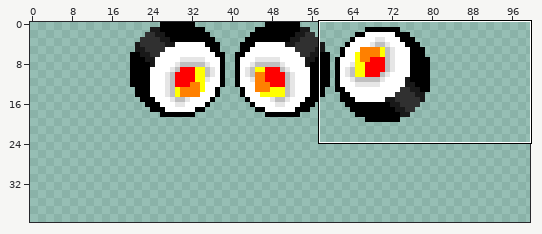
Two states of a sprite sheet, Sushi War/src/assets/Sushi.png. Above, an overview of the earlier version with the close-up marked.
Close-up. Old version:
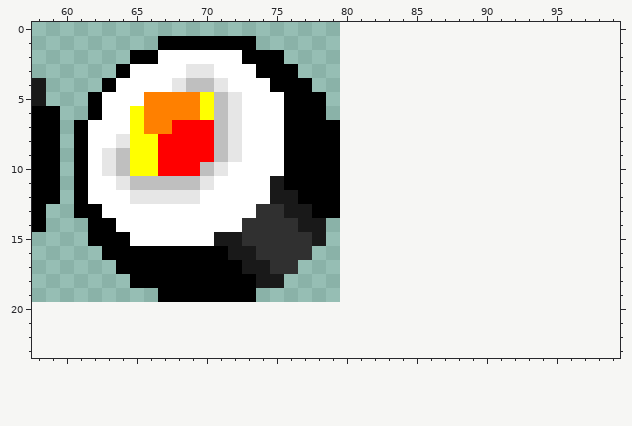
The file is 60x20 pixels. Colours within 5 levels of each other are drawn and written as one. Shown: x 58..99, y 0..23. The old version is drawn lined up with the new one, on the new canvas. The commit also changed other parts of the picture, which this record leaves out.
The same view after the edit:
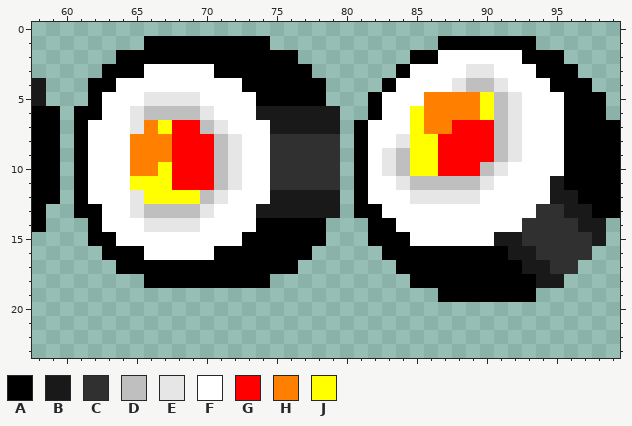
Palette (. is transparent): A #000000  B #191919  C #303030  D #bfbfbf  E #e6e6e6  F #ffffff  G #ff0000  H #ff8000  J #ffff00
The edit:
canvas 60x20 -> 100x40, the old top-left corner now at 20,0
y 1: x 66 . -> A; x 74 . -> A; x 87..93 ....... -> AAAAAAA
y 2: x 64 . -> A; x 67..72 FFFFFF -> AAAAAA; x 76 . -> A; x 85..95 ........... -> AAFFFFFFAAA
y 3: x 63 . -> A; x 65 F -> A; x 69..73 EEFFF -> FFAAA; x 77 . -> A; x 84..96 ............. -> AFFFFEEFFFAAA
y 4: x 62 . -> A; x 68..71 EDDE -> FFFF; x 73..74 FF -> AA; x 78 . -> A; x 83..97 ............... -> AFFFFEDDEFFFAAA
y 5: x 66..72 HHHHJDE -> EEEEFFF; x 74..75 FF -> AA; x 82..98 ................. -> AFFFHHHHJDEFFFAAA
y 6: x 61 . -> A; x 65..72 JHHHHJDE -> EDDDDEFF; x 74..79 FFAAA. -> BBBBBB; x 82..98 ................. -> AFFJHHHHJDEFFFAAA
y 7: x 65 J -> E; x 67 H -> J; x 70..72 GDE -> DEF; x 75..79 FAAAA -> BBBBB; x 81..99 ................... -> AFFFJHHGGGDEFFFAAAA
y 8: x 64..67 EJJG -> FHHH; x 75..79 FAAAA -> CCCCC; x 81..99 ................... -> AFFEJJGGGGDEFFFAAAA
y 9: x 63..67 EDJJG -> FFHHH; x 75..79 FAAAA -> CCCCC; x 81..99 ................... -> AFEDJJGGGGDEFFFAAAA
y 10: x 63..67 EDJJG -> FFHHJ; x 70..72 DEF -> GDE; x 75..79 FAAAA -> CCCCC; x 81..99 ................... -> AFEDJJGGGDEFFFFAAAA
y 11: x 64..72 EDDDDDEFF -> FJJJGGGDE; x 75..79 BAAAA -> CCCCC; x 81..99 ................... -> AFFEDDDDDEFFFFBAAAA
y 12: x 66..71 EEEEFF -> JJJJDE; x 77..79 AAA -> BBB; x 81..99 ................... -> AFFFEEEEEFFFFFBBAAA
y 13: x 65..70 FFFFFF -> EDDDDE; x 74..75 CC -> BB; x 78..79 AA -> BB; x 81..99 ................... -> AAFFFFFFFFFFFCCBBAA
y 14: x 63 A -> F; x 66..69 FFFF -> EEEE; x 73..78 CCCCBB -> FAAAAA; x 82..98 ................. -> AAFFFFFFFFFCCCCBB
y 15: x 64 A -> F; x 71..78 BBCCCCCB -> FFAAAAAA; x 82..98 ................. -> AAAFFFFFFBBCCCCCB
y 16: x 66..70 AAAAA -> FFFFF; x 72..77 BBCCCC -> AAAAAA; x 83..97 ............... -> AAAAAAAAABBCCCC
y 17: x 73..76 BBCC -> AAAA; x 84..96 ............. -> AAAAAAAAABBCC
y 18: x 65 A -> .; x 74..75 BB -> A.; x 85..95 ........... -> AAAAAAAAABB
y 19: x 67..73 AAAAAAA -> .......; x 87..93 ....... -> AAAAAAA
